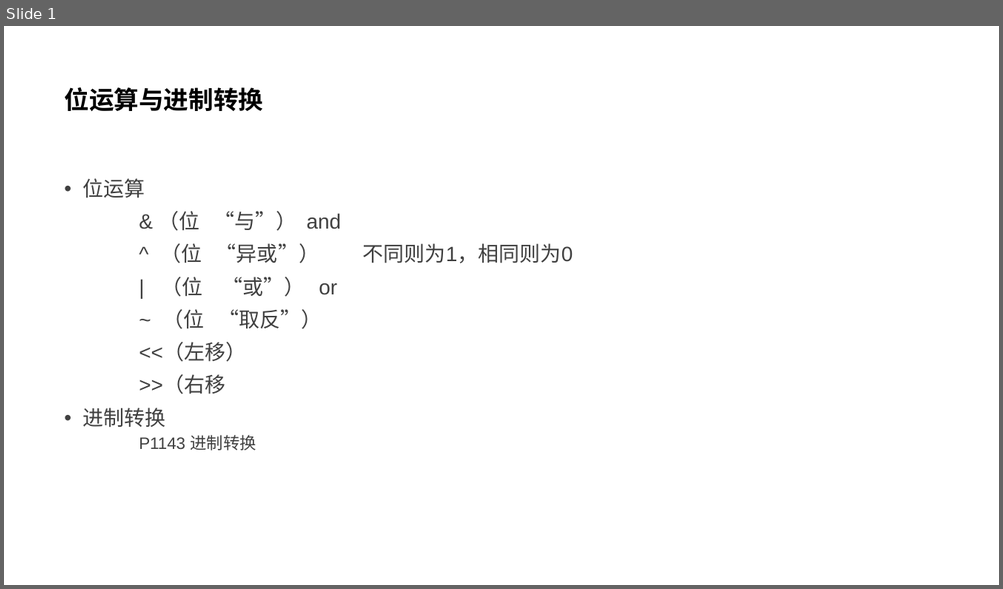
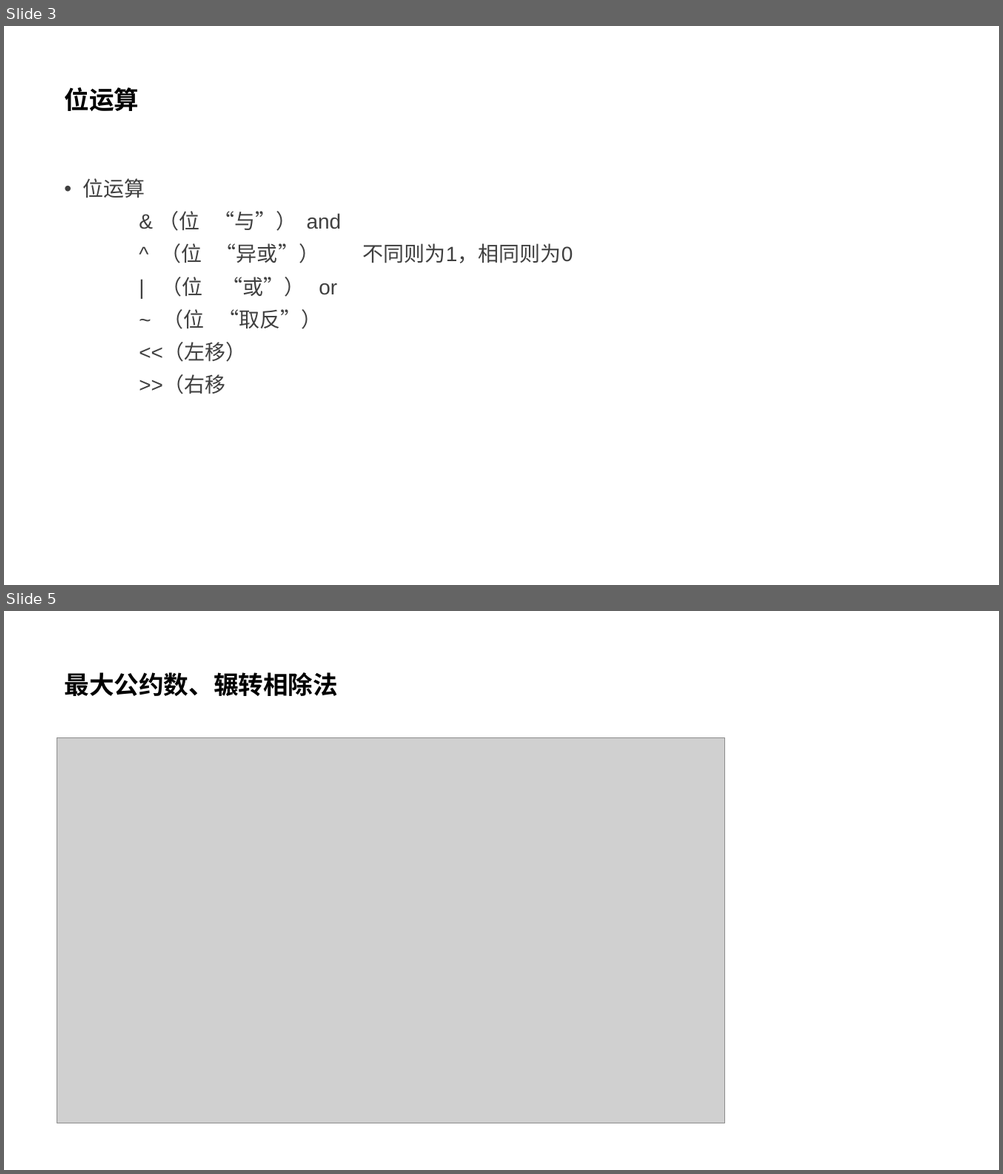
Before and after one commit to Adnios/Class, a slide deck: C++资料包/math/位运算与进制转换.pptx. Shown one above the other, each under a label of ours: slide 1 before the commit, slides 3 and 5 after it; the slides between them are not shown. The pictures are 1003x589 and 1003x1174 pixels, drawn with LibreOffice and Linux fonts; fonts in the diff are those of the drawing; grey boxes stand for pictures. Boxes give left, top, right and bottom in pixels: in the first picture for what was removed or moved away, otherwise in the second. Text is boxed around its words. In the diff, an @@ line names an element or a change of style, - is before the commit and + after.

```diff
--- a/C++资料包/math/位运算与进制转换.pptx
+++ b/C++资料包/math/位运算与进制转换.pptx
@@ slide 5 added at bbox=[4, 611, 999, 1170], background #FFFFFF @@
@@ title added at bbox=[64, 672, 338, 696], 24 pt, text #000000, bold @@
+最大公约数、辗转相除法
@@ picture added at bbox=[57, 738, 725, 1123] @@
@@ what was slide 1 is now slide 3 @@
@@ slide 3 changed as well @@
@@ title at bbox=[64, 87, 139, 111]: text changed @@
-位运算与进制转换
+位运算
@@ text at bbox=[83, 408, 256, 451]: paragraphs removed @@
-• 进制转换
-    P1143 进制转换
```
Also in this commit, not shown: 7 other slides added, 1 slide removed, 3 other files.
